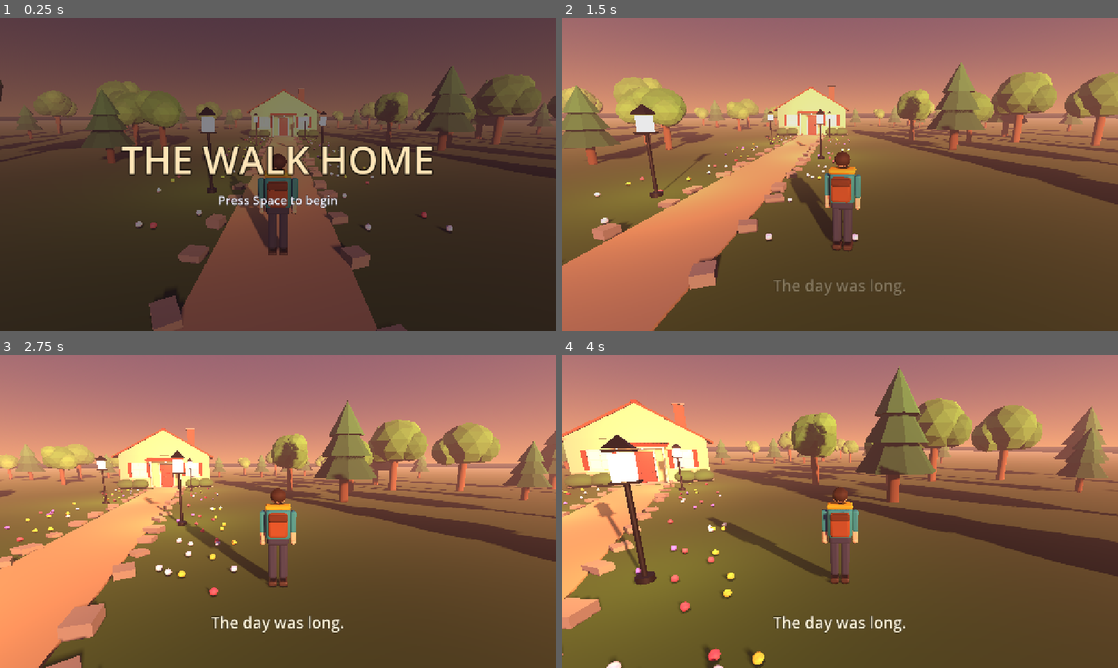
Above: before the commit, frames 1-4 (two rows, left to right).
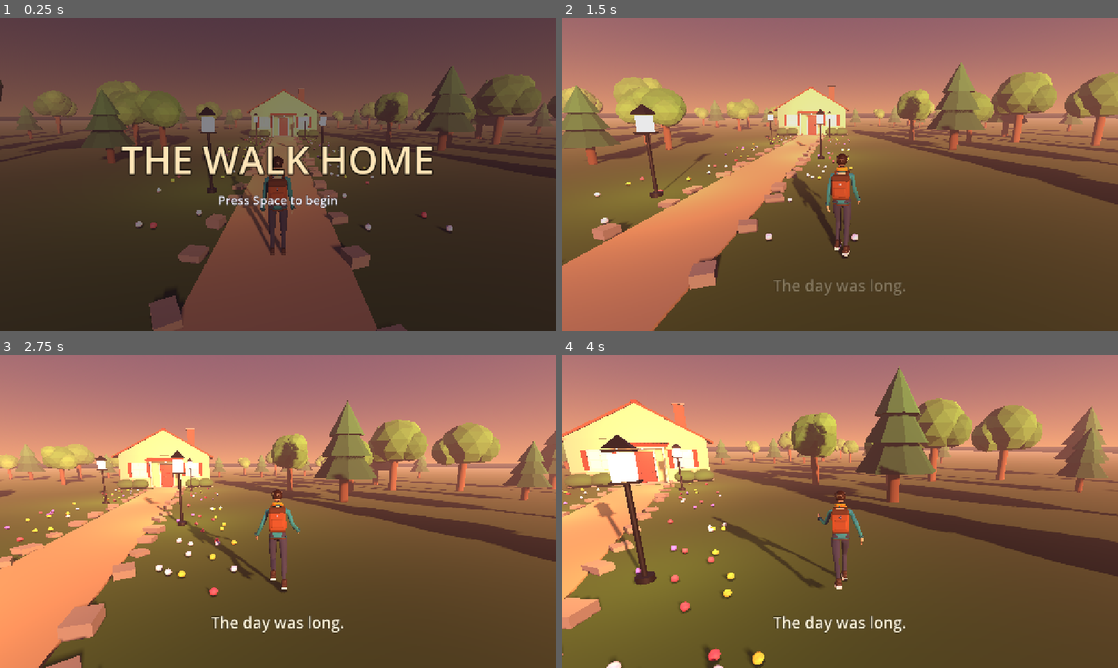
Above: after the commit, the same moments.

Repository: bayars/game-dev-setup
Game: Godot game, scene res://scenes/main.tscn
Two runs of this game, one before a commit and one after it. Both use one fixed random seed, a clock stepped at 60 frames per second and the inputs below.
Inputs (mouse positions are in pixels of both pictures, inside the frame that each line leads up to):
- Up to frame 1 (0.25 s): no input
- Up to frame 2 (1.5 s): tap Space at 0.5, 0.77, 1.25 s; move the mouse to (962, 158) at 0.52 s; hold D 0.53-1.28 s; hold Shift 0.53-1.28 s; click (962, 158) at 0.67 s; move the mouse to (812, 174) at 1.27 s; hold W from 1.28 s (still down); tap Shift at 1.35 s
- Up to frame 3 (2.75 s): keep holding W; tap Space at 1.52 s; move the mouse to (289, 505) at 2.02 s; hold Shift from 2.03 s (still down); tap Enter at 2.1 s
- Up to frame 4 (4 s): keep holding W; move the mouse to (834, 517) at 2.77 s; release Shift at 2.78 s; tap E at 2.85 s; tap Space at 3.02, 3.77 s; tap Shift at 3.05 s; move the mouse to (878, 514) at 3.52 s; hold Shift from 3.53 s (still down); tap R at 3.6 s

The runs differ from the first frame. In frame 1, 0.8% of the frame differs, in the area x 42-54%, y 43-76%; in frame 2, 1.0%; in frame 3, 1.2%; in frame 4, 1.5%, in the area x 26-55%, y 42-75%.

Commit message:
Person: use rig animations (idle, walk, run, open_door) in Walk Home; docs
Co-Authored-By: Claude Sonnet 5.5 <noreply@anthropic.com>

Diff:
--- a/godot-3d/scripts/main.gd
+++ b/godot-3d/scripts/main.gd
@@ -428,7 +428,7 @@
 
 func _check_result() -> void:
 	var p := player.global_position
-	for clip in ["idle_loop", "walk_loop", "run_loop", "open_door"]:
+	for clip in ["idle", "walk", "run", "open_door"]:
 		if not player.has_animation(clip):
 			_fail("missing animation " + clip)
 			return
--- a/godot-3d/scripts/player.gd
+++ b/godot-3d/scripts/player.gd
@@ -1,12 +1,12 @@
 class_name Player
 extends CharacterBody3D
 ## The walker: WASD/arrows relative to the camera (Shift runs), mouse orbits the camera.
-## The person model is a rigged glTF with animations: idle_loop, walk_loop, run_loop and open_door.
+## The person model is a rigged glTF with animations: idle, walk, run (all looping) and open_door.
 ## Walk/run playback speed follows the real movement speed so the feet do not slide.
 
 const WALK_SPEED := 2.4
 const RUN_SPEED := 4.6
-const WALK_NATURAL := 1.75   # m/s one pass of walk_loop covers at speed_scale 1
+const WALK_NATURAL := 1.75   # m/s one pass of the walk clip covers at speed_scale 1
 const RUN_NATURAL := 4.6
 const ACCEL := 14.0
 const GRAVITY := 20.0
@@ -38,7 +38,7 @@
 	add_child(model)
 	_anim = model.find_child("AnimationPlayer", true, false)
 	if _anim:
-		_anim.play("idle_loop")
+		_anim.play("idle")
 
 	_rig = Node3D.new()
 	_rig.top_level = true
@@ -119,14 +119,14 @@
 	if _anim == null or _action:
 		return
 	var planar := Vector2(velocity.x, velocity.z).length()
-	var clip := "idle_loop"
+	var clip := "idle"
 	var scale := 1.0
 	if planar > 0.15:
 		if run or Input.is_physical_key_pressed(KEY_SHIFT):
-			clip = "run_loop"
+			clip = "run"
 			scale = planar / RUN_NATURAL
 		else:
-			clip = "walk_loop"
+			clip = "walk"
 			scale = planar / WALK_NATURAL
 	if _anim.current_animation != clip:
 		_anim.play(clip, 0.25)
Binary file changed: godot-3d/assets/models/person.glb
Not shown, changed: CLAUDE.md
